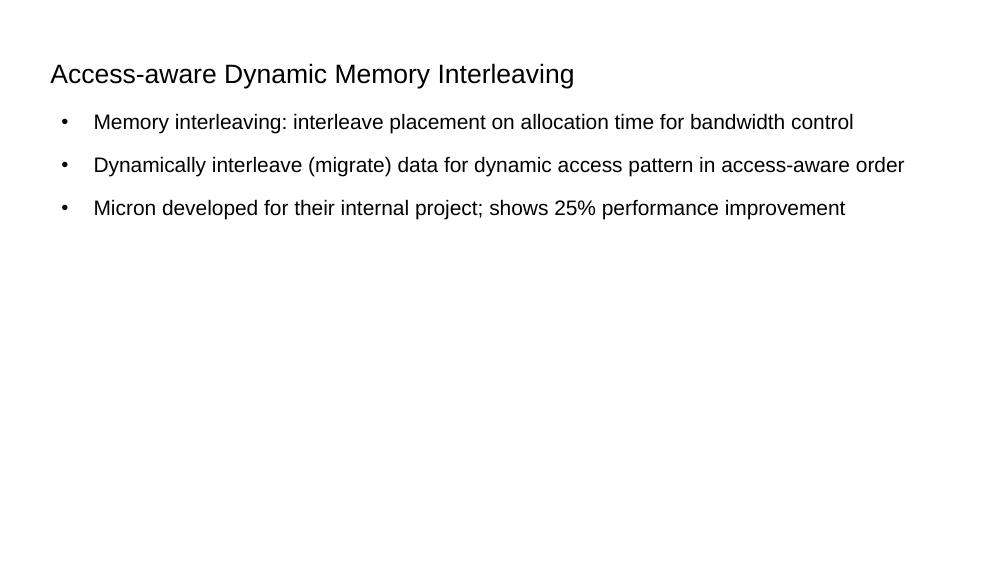
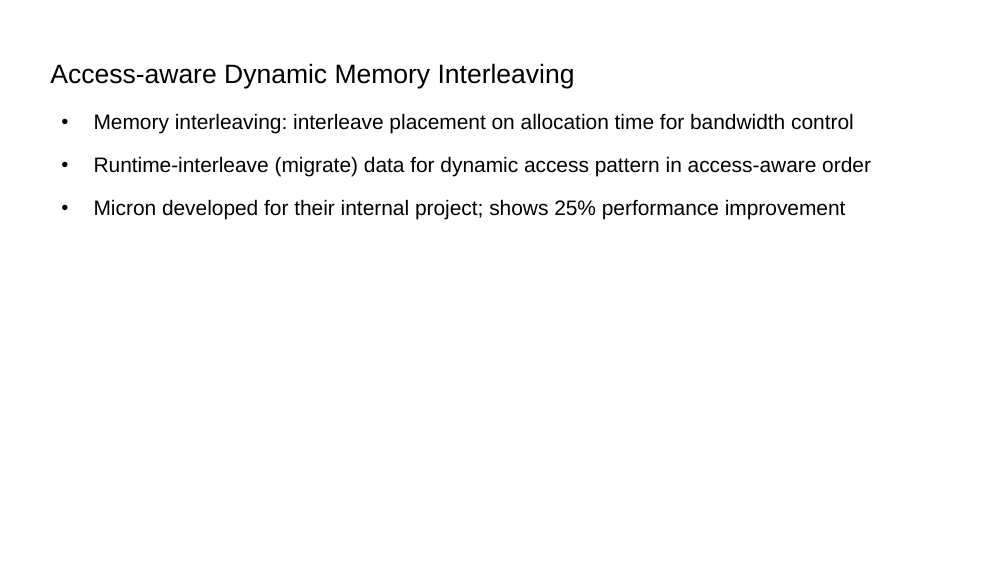
Before and after one commit to damonitor/talks, a slide deck: slide 66 of 2025/kernel_recipes/damon_kernel_recipes2025.odp (slide 65 before the commit). Drawn at 1008x567 pixels with LibreOffice and Linux fonts; fonts in the diff are those of the drawing. Boxes give left, top, right and bottom in pixels: in the first picture for what was removed or moved away, otherwise in the second. Text is boxed around its words. In the diff, an @@ line names an element or a change of style, - is before the commit and + after.

```diff
--- a/2025/kernel_recipes/damon_kernel_recipes2025.odp
+++ b/2025/kernel_recipes/damon_kernel_recipes2025.odp
@@ text at [94, 156, 871, 176]: text changed @@
-● Dynamically interleave (migrate) data for dynamic access pattern in access-aware order
+● Runtime-interleave (migrate) data for dynamic access pattern in access-aware order
```
Also in this commit, not shown: 20 other slides changed, 1 slide added, 1 other file.
